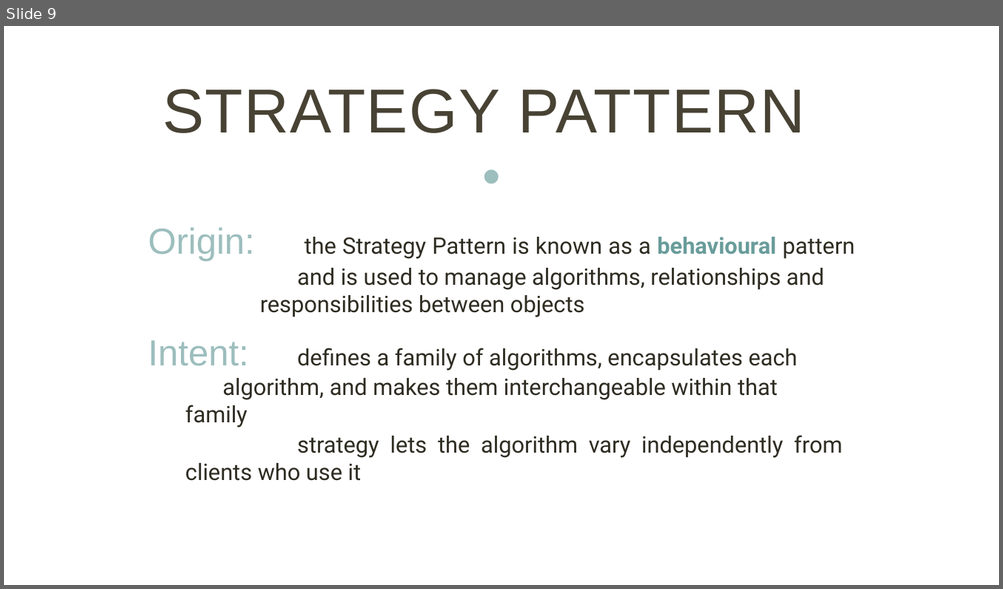
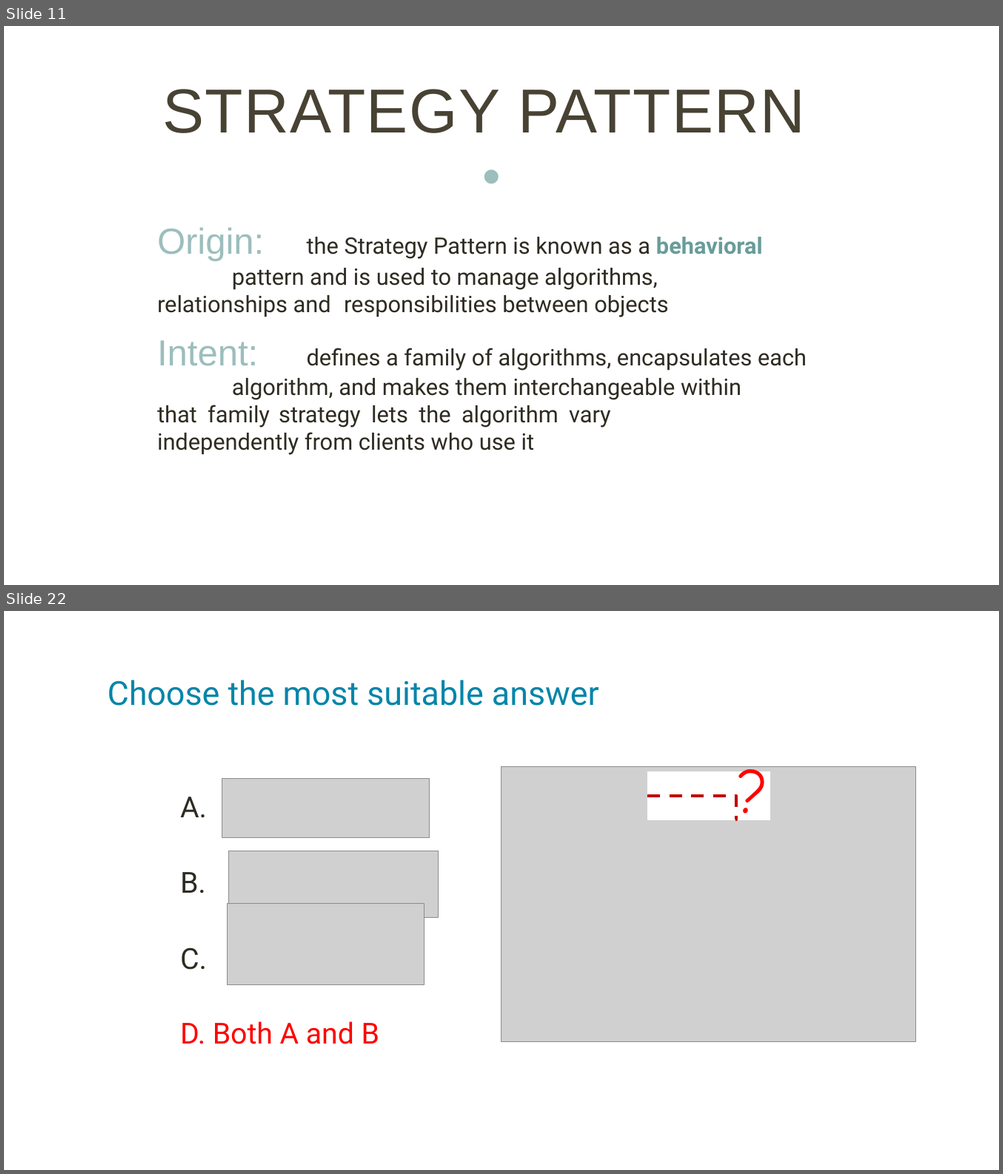
Before and after one commit to ntninh18/crossy-road, a slide deck: seminar/StrategyPattern.pptx. Shown one above the other, each under a label of ours: slide 9 before the commit, slides 11 and 22 after it; the slides between them are not shown. The pictures are 1003x589 and 1003x1174 pixels, drawn with LibreOffice and Linux fonts; fonts in the diff are those of the drawing; grey boxes stand for pictures. Boxes give left, top, right and bottom in pixels: in the first picture for what was removed or moved away, otherwise in the second. Text is boxed around its words. In the diff, an @@ line names an element or a change of style, - is before the commit and + after.

```diff
--- a/seminar/StrategyPattern.pptx
+++ b/seminar/StrategyPattern.pptx
@@ slide 22 added at box(4, 611, 999, 1170), background #FFFFFF @@
@@ text added at box(108, 680, 599, 706), 32 pt, text #0685A9 @@
+Choose the most suitable answer
@@ title added at box(700, 735, 806, 857), 60 pt, text #FF0000 @@
+?
@@ picture added at box(222, 779, 430, 838) @@
@@ picture added at box(502, 767, 916, 1042) @@
@@ rectangle added at box(648, 772, 770, 820), fill #FFFFFF, outline #FFFFFF 1.25 pt @@
@@ text added at box(180, 797, 207, 970), 28 pt, text #2E2B21 @@
+A.
+B.
+C.
@@ elbow line added from (648, 796) to (735, 820), #C00000 3 pt dashed @@
@@ picture added at box(229, 851, 438, 918) @@
@@ picture added at box(227, 903, 425, 985) @@
@@ text added at box(180, 1022, 379, 1045), 28 pt, text #FF0000 @@
+D. Both A and B
@@ what was slide 9 is now slide 11 @@
@@ slide 11 changed as well @@
@@ text at box(157, 227, 806, 455): text changed @@
-Origin: the Strategy Pattern is known as a behavioural pattern and is used to manage algorithms, relationships and responsibilities between objects
-Intent: defines a family of algorithms, encapsulates each algorithm, and makes them interchangeable within that family
-  strategy lets the algorithm vary independently from clients who use it
+Origin: the Strategy Pattern is known as a behavioral pattern and is used to manage algorithms, relationships and responsibilities between objects
+Intent: defines a family of algorithms, encapsulates each algorithm, and makes them interchangeable within that family strategy lets the algorithm vary independently from clients who use it
```
Also in this commit, not shown: 1 other slide changed, 12 other slides added, 1 slide removed.
